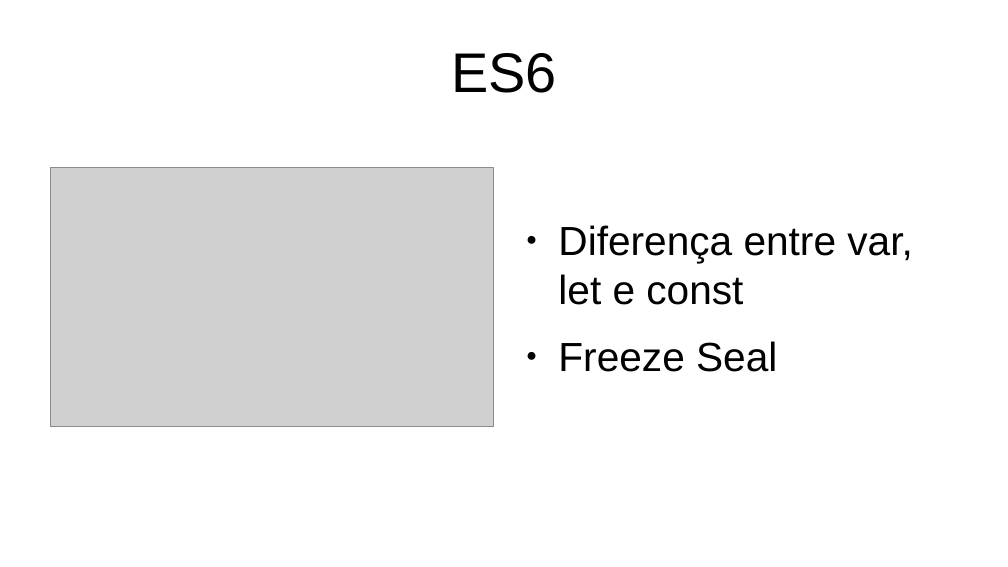
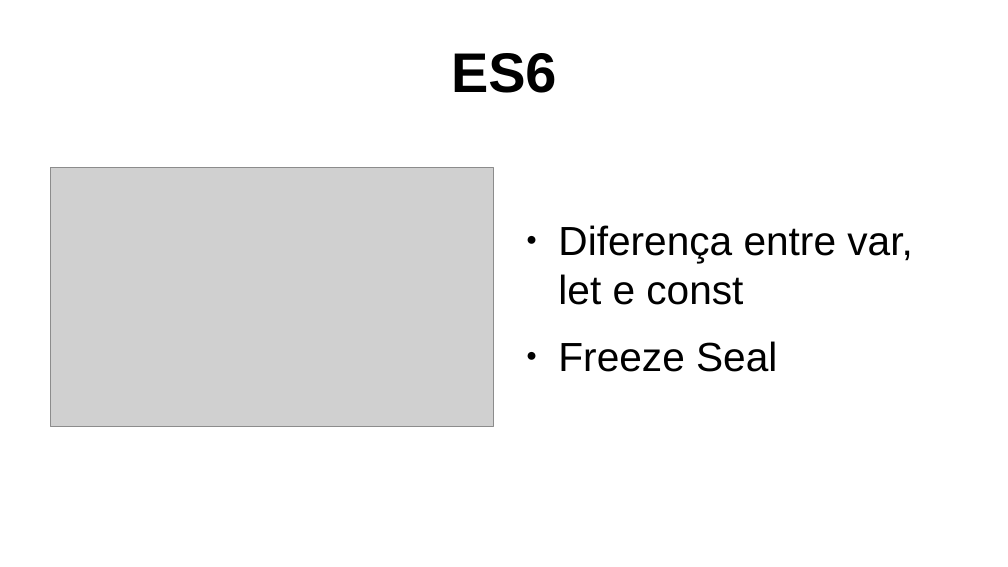
Before and after one commit to itacirgabral/redeflex, a slide deck: slide 2 of es6/index.odp. Drawn at 1008x567 pixels with LibreOffice and Linux fonts; fonts in the diff are those of the drawing; grey boxes stand for pictures. Boxes give left, top, right and bottom in pixels: in the first picture for what was removed or moved away, otherwise in the second. Text is boxed around its words. In the diff, an @@ line names an element or a change of style, - is before the commit and + after.

```diff
--- a/es6/index.odp
+++ b/es6/index.odp
@@ title "ES6" at <box>451,53,556,93</box>: bold on @@
```
Also in this commit, not shown: 2 other slides changed, 8 other files.
